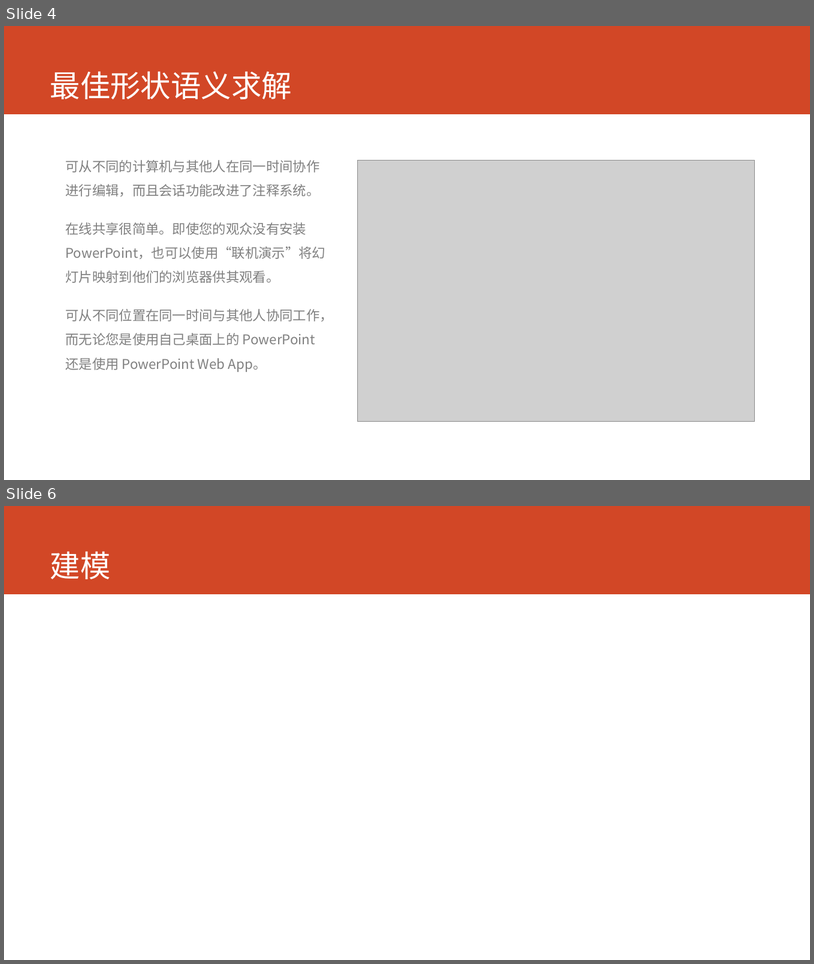
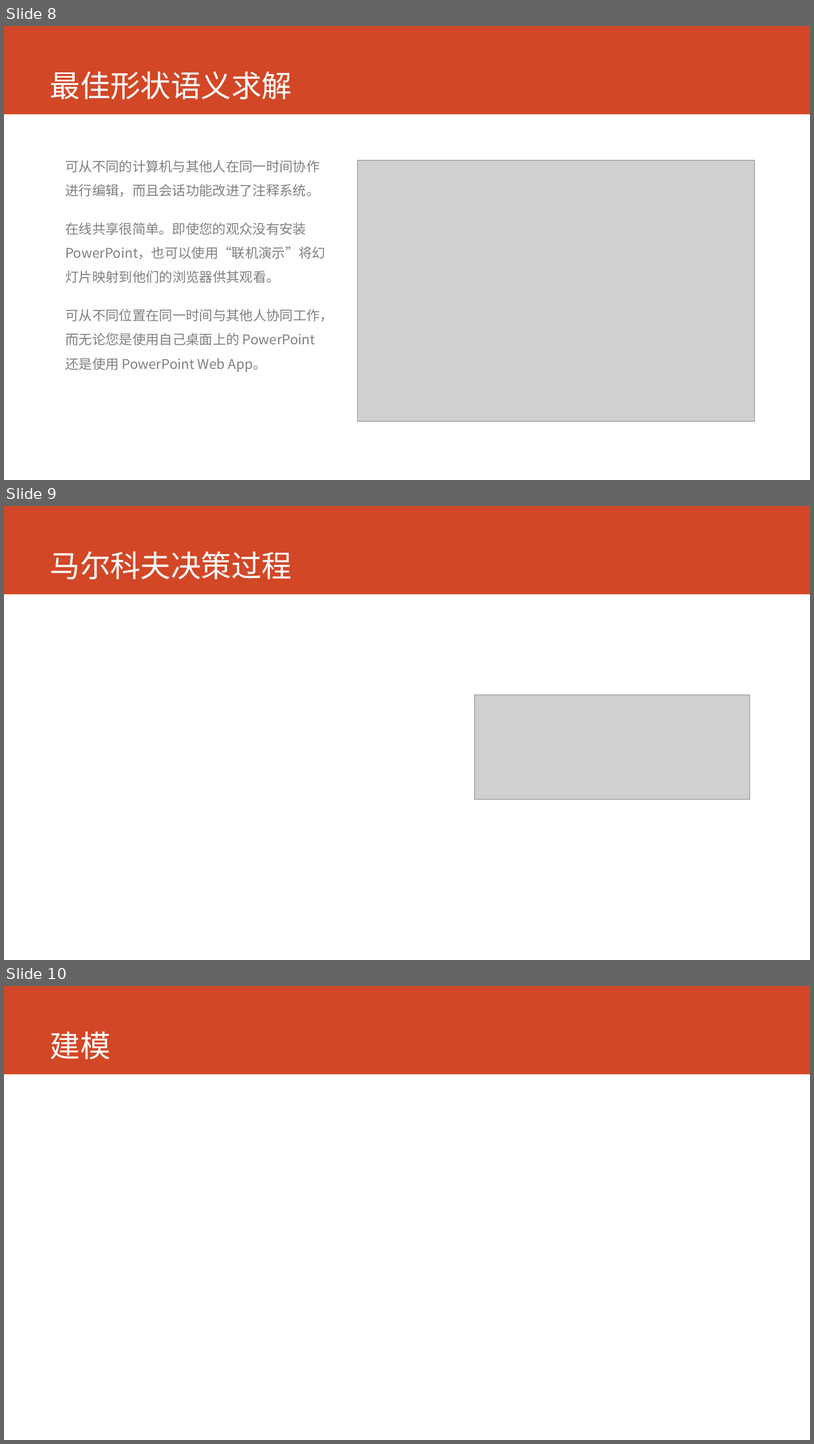
Before and after one commit to cartosquare/graduation-thesis-defenses, a slide deck: 基于形状语义和增强学习的建筑.pptx. Shown one above the other, each under a label of ours: slides 4 and 6 before the commit, slides 8, 9 and 10 after it; the slides between them are not shown. The pictures are 814x964 and 814x1444 pixels, drawn with LibreOffice and Linux fonts; fonts in the diff are those of the drawing; grey boxes stand for pictures. Boxes give left, top, right and bottom in pixels: in the first picture for what was removed or moved away, otherwise in the second. Text is boxed around its words. In the diff, an @@ line names an element or a change of style, - is before the commit and + after.

```diff
--- a/基于形状语义和增强学习的建筑.pptx
+++ b/基于形状语义和增强学习的建筑.pptx
@@ slide 9 added at [4, 506, 810, 960], background #FFFFFF; not listed: 1 template element that a slide beside it also shows @@
@@ title added at [50, 551, 292, 579], 36 pt, text #FFFFFF @@
+马尔科夫决策过程
@@ picture added at [474, 695, 750, 799] @@
@@ what was slide 4 is now slide 8 @@
@@ what was slide 6 is now slide 10 @@
```
Also in this commit, not shown: 1 slide changed, 5 other slides added, 2 slides removed, 3 other files.
